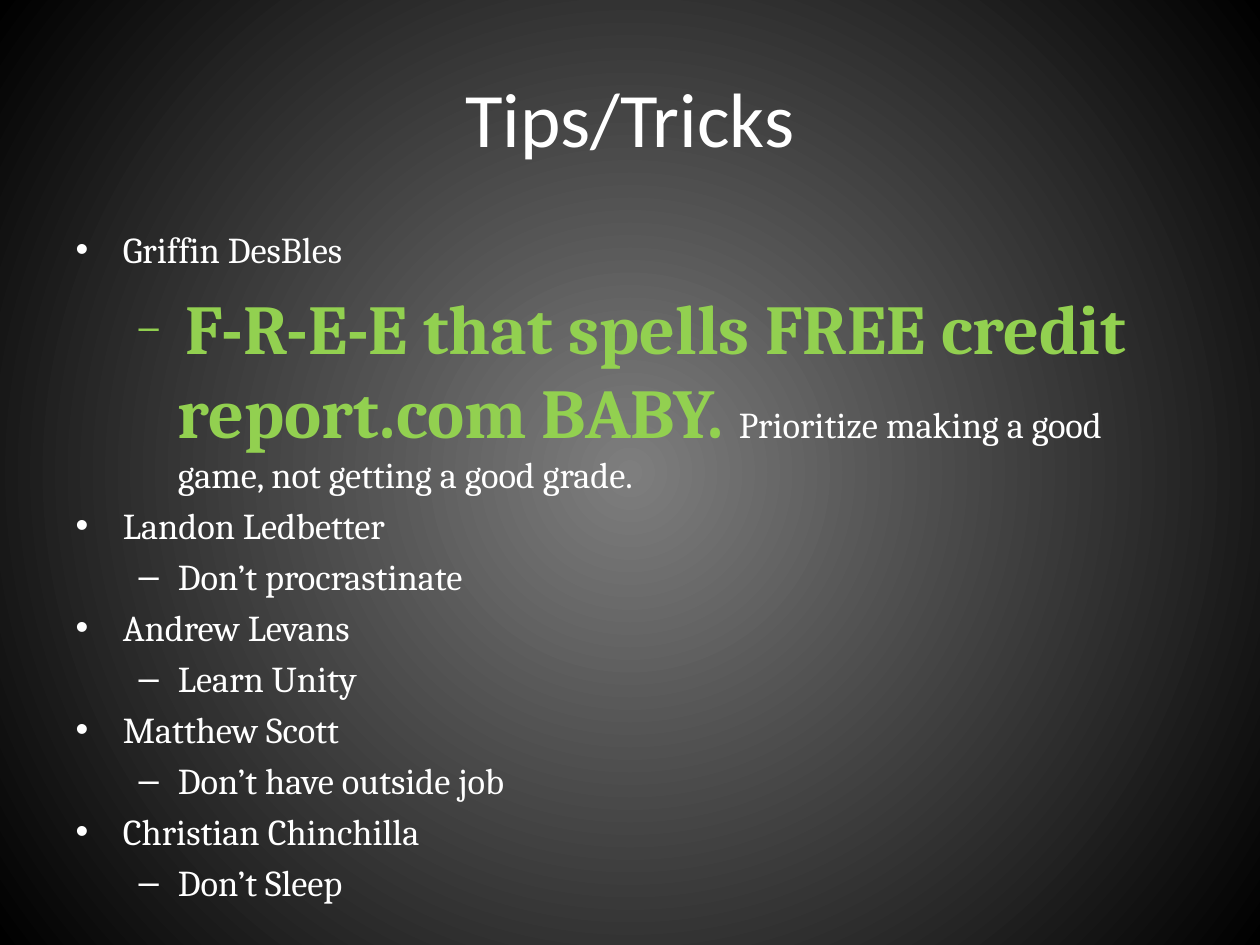
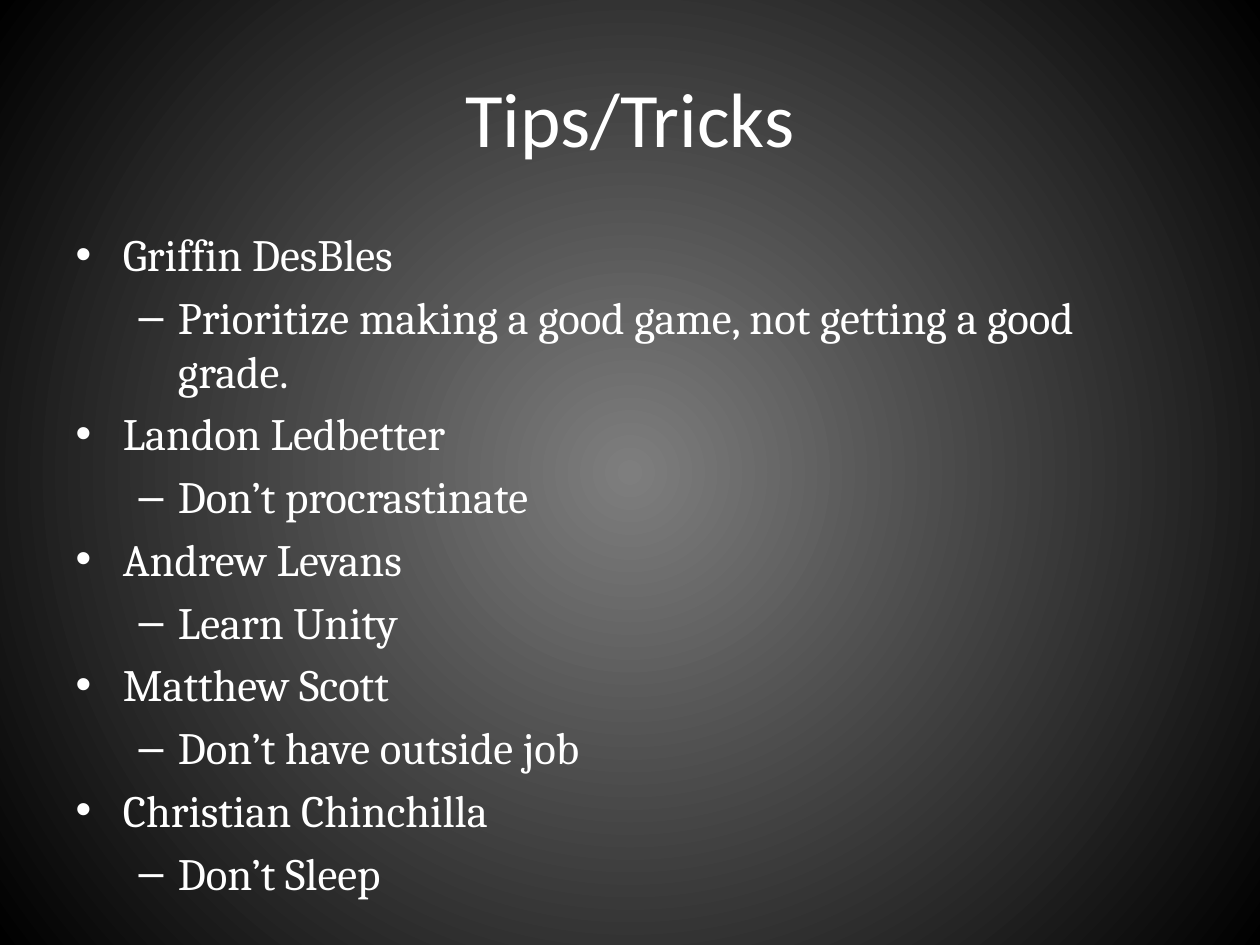
Before and after one commit to Shortboy19/MidTermProject, a slide deck: slide 4 of Documentation/PostMortemTemplate.pptx. Drawn at 1260x945 pixels with LibreOffice and Linux fonts; fonts in the diff are those of the drawing. Boxes give left, top, right and bottom in pixels: in the first picture for what was removed or moved away, otherwise in the second. Text is boxed around its words. In the diff, an @@ line names an element or a change of style, - is before the commit and + after.

Commit message:
edited the powerpoint.

```diff
--- a/Documentation/PostMortemTemplate.pptx
+++ b/Documentation/PostMortemTemplate.pptx
@@ text at [123,239,579,828]: size 20.8 to 25.6 pt in "Griffin DesBles", "Landon Ledbetter", "Don’t procrastinate", "Andrew Levans" and 5 more places @@
@@ text at [178,303,1073,398]: text changed; size 20.8 to 25.6 pt @@
-  – F-R-E-E that spells FREE credit report.com BABY. Prioritize making a good game, not getting a good grade.
+  – Prioritize making a good game, not getting a good grade.
```
